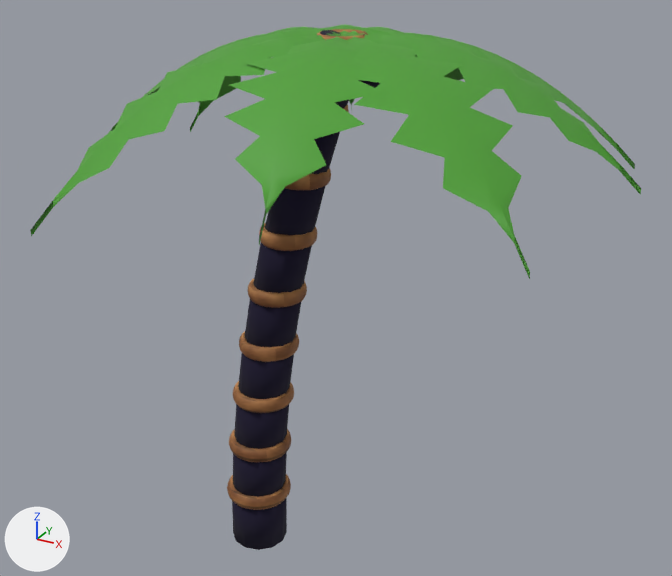
Before and after pictures for a commit that changed the glTF model public/models/palm1.glb.
Before and after are seen from a 50 mm lens placed at (2.76, -4.01, 3.81), pointed at (0.51, 0.08, 1.77). The axes (+X, +Y, +Z) are drawn at lower left. The lights are the same throughout. The first picture is the older version. Vertices at exactly the same position are counted once.

Names of what the first picture shows: 'palm1'.
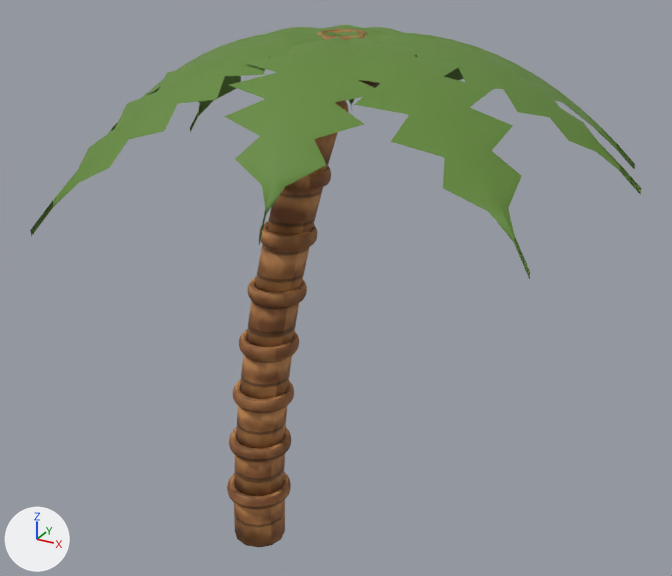
Boxes [x1, y1, x2, y2] around the edits, measured in the pictures (672 x 576 px):
'palm1', recoloured, reshaped
    before: [30, 24, 641, 550]
    after: [30, 24, 641, 548]
part 1 of me_sphere, deleted
    before: [232, 498, 287, 550]
part 2 of me_sphere, deleted
    before: [235, 404, 289, 449]
part 3 of me_sphere, deleted
    before: [245, 299, 301, 347]
part 4 of me_sphere, cut back
    before: [233, 29, 380, 497]
    after: [238, 505, 259, 548]

The change, as a list of edits to the scene's bpy script:
```text
Change mat_palmleaf:
    mat_palmleaf.base_color: (0.0759, 0.349, 0.0316) -> (0.122, 0.247, 0.0385)  # green #4e9f32 -> green #628837
Change me_sphere:
    used by ob_palm1; location = (0.72, 0.0, 2.98)
    remove me_sphere.from_pydata(...)  # 4934 vertices, 9552 faces; spans x -1.55..1.31, y -1.35..1.41, z -2.99..0.17
    add me_sphere.from_pydata(...)  # 4376 vertices, 8484 faces; spans x -1.55..1.31, y -1.35..1.41, z -2.98..0.17
    me_sphere part 1: the loose piece of 24 vertices spanning x -0.89..-0.54, y -0.17..0.17, z -2.99..-2.62 is deleted
    me_sphere part 2: the loose piece of 24 vertices spanning x -0.85..-0.5, y -0.16..0.16, z -2.32..-1.92 is deleted
    me_sphere part 3: the loose piece of 24 vertices spanning x -0.75..-0.4, y -0.14..0.14, z -1.64..-1.22 is deleted
    me_sphere part 4: 5 vertices moved within x -0.71..-0.2, y -0.16..0.16, z -2.64..0.1; 486 vertices removed from x -0.88..0.1, y -0.21..0.21, z -2.66..0.17
    remove me_sphere.materials.append(mat_outline)  # dark purple #140c2c
```
